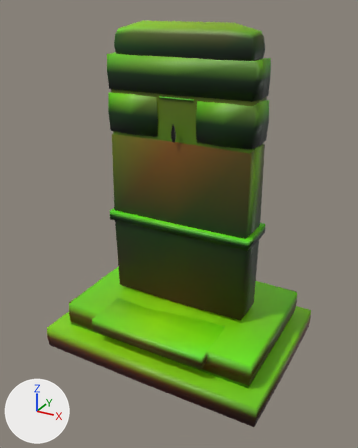
The glTF model assets/environments/kits/pemakar/grave_stele_a.glb: old version first, new version second.
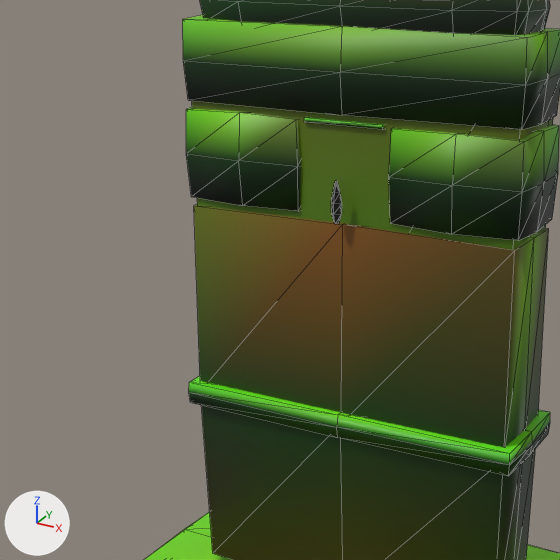
Old and new are each drawn whole from a 50 mm camera at (0.787, -1.478, 1.238) aimed at (-0.003, -0.041, 0.52) and again close up on the part from 8% to 75% of the width and 10% to 64% of the height. Every picture has the same lights, and +X, +Y and +Z are marked at lower left. The last two pictures show the newer version. The close-ups show mesh edges as thin lines. Vertices at exactly the same position are counted once.

In view in the first close-up: 'grave_stele_a', 'grave_stele_a-lod1'.
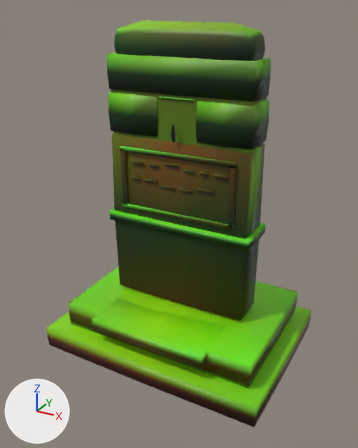
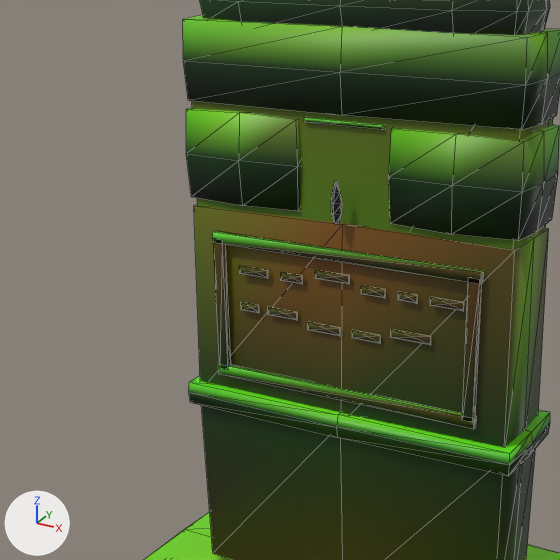
Pixel boxes [x1, y1, x2, y2] of what changed, in the close-ups (560 x 560 px):
part 1 of me_grave_stele_a, added
    after: [212, 231, 484, 284]
part 2 of me_grave_stele_a, added (green)
    after: [219, 364, 477, 429]
part 3 of me_grave_stele_a, added (brown)
    after: [213, 239, 231, 370]
part 4 of me_grave_stele_a, added (brown)
    after: [462, 278, 482, 422]
part 5 of me_grave_stele_a, added
    after: [239, 266, 268, 278]
part 6 of me_grave_stele_a, added
    after: [281, 272, 303, 284]
part 7 of me_grave_stele_a, added
    after: [315, 270, 350, 284]
part 8 of me_grave_stele_a, added
    after: [361, 286, 386, 298]
part 9 of me_grave_stele_a, added
    after: [398, 292, 418, 304]
part 10 of me_grave_stele_a, added
    after: [430, 297, 464, 311]
part 11 of me_grave_stele_a, added
    after: [241, 302, 260, 313]
part 12 of me_grave_stele_a, added
    after: [268, 307, 298, 320]
part 13 of me_grave_stele_a, added
    after: [308, 322, 341, 336]
part 14 of me_grave_stele_a, added
    after: [352, 330, 381, 343]
part 15 of me_grave_stele_a, added
    after: [391, 329, 431, 345]

What the commit changed:
me_grave_stele_a is used by ob_grave_stele_a; location (0.0, 0.0, 0.0).
me_grave_stele_a had 351 vertices, 648 faces and spanned x -0.443..0.433, y -0.324..0.317, z -0.002..1.195.
me_grave_stele_a now has 471 vertices, 828 faces and spans x -0.443..0.433, y -0.324..0.317, z -0.002..1.195.
me_grave_stele_a part 1: a new loose piece, a box spanning x -0.2203..0.2203, y -0.0793..-0.0707, z 0.7717..0.7883, in mat_kit_volcanic_dressed.
me_grave_stele_a part 2: a new loose piece, a box spanning x -0.2203..0.2203, y -0.0793..-0.0707, z 0.5567..0.5733, in mat_kit_volcanic_dressed.
me_grave_stele_a part 3: a new loose piece, a box spanning x -0.2183..-0.2017, y -0.0793..-0.0707, z 0.5667..0.7783, in mat_kit_volcanic_dressed.
me_grave_stele_a part 4: a new loose piece, a box spanning x 0.2017..0.2183, y -0.0793..-0.0707, z 0.5667..0.7783, in mat_kit_volcanic_dressed.
me_grave_stele_a part 5: a new loose piece, a box spanning x -0.1742..-0.1242, y -0.0772..-0.0748, z 0.7288..0.7412, in mat_kit_soot.
me_grave_stele_a part 6: a new loose piece, a box spanning x -0.1003..-0.0636, y -0.0772..-0.0748, z 0.7288..0.7412, in mat_kit_soot.
me_grave_stele_a part 7: a new loose piece, a box spanning x -0.0407..0.0154, y -0.0772..-0.0748, z 0.7408..0.7532, in mat_kit_soot.
me_grave_stele_a part 8: a new loose piece, a box spanning x 0.0354..0.074, y -0.0772..-0.0748, z 0.7288..0.7412, in mat_kit_soot.
me_grave_stele_a part 9: a new loose piece, a box spanning x 0.0952..0.1246, y -0.0772..-0.0748, z 0.7288..0.7412, in mat_kit_soot.
me_grave_stele_a part 10: a new loose piece, a box spanning x 0.1449..0.1954, y -0.0772..-0.0748, z 0.7288..0.7412, in mat_kit_soot.
me_grave_stele_a part 11: a new loose piece, a box spanning x -0.1742..-0.1417, y -0.0772..-0.0748, z 0.6708..0.6832, in mat_kit_soot.
me_grave_stele_a part 12: a new loose piece, a box spanning x -0.1249..-0.0738, y -0.0772..-0.0748, z 0.6708..0.6832, in mat_kit_soot.
me_grave_stele_a part 13: a new loose piece, a box spanning x -0.0548..0.0001, y -0.0772..-0.0748, z 0.6588..0.6712, in mat_kit_soot.
me_grave_stele_a part 14: a new loose piece, a box spanning x 0.0209..0.0668, y -0.0772..-0.0748, z 0.6588..0.6712, in mat_kit_soot.
me_grave_stele_a part 15: a new loose piece, a box spanning x 0.0839..0.1473, y -0.0772..-0.0748, z 0.6708..0.6832, in mat_kit_soot.
